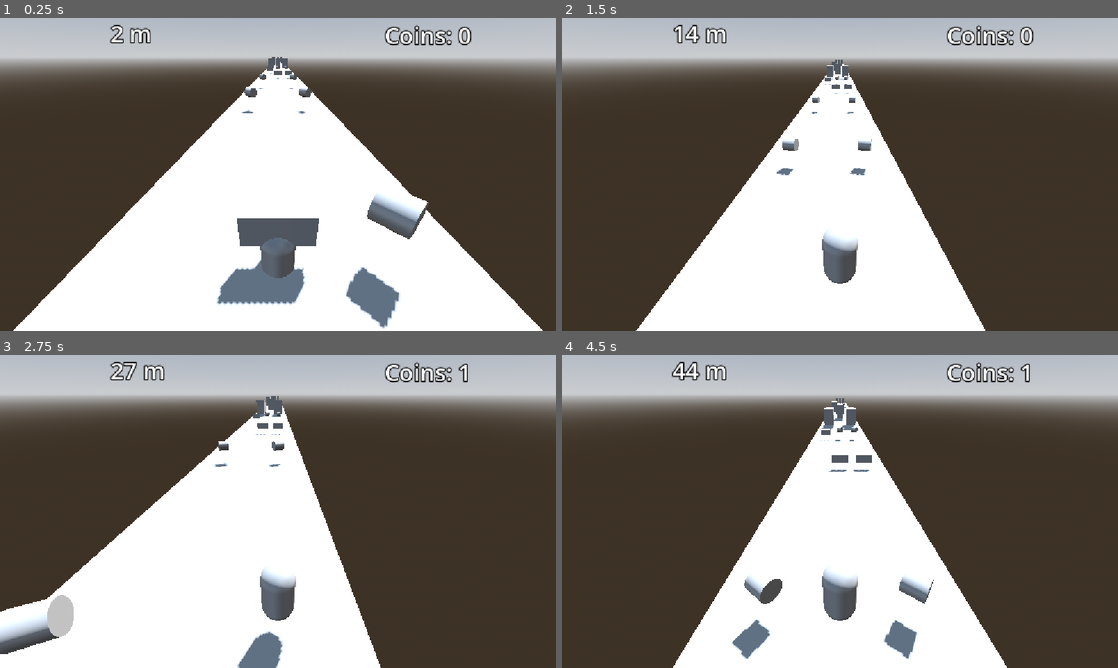
Above: before the commit, frames 1-4 (two rows, left to right).
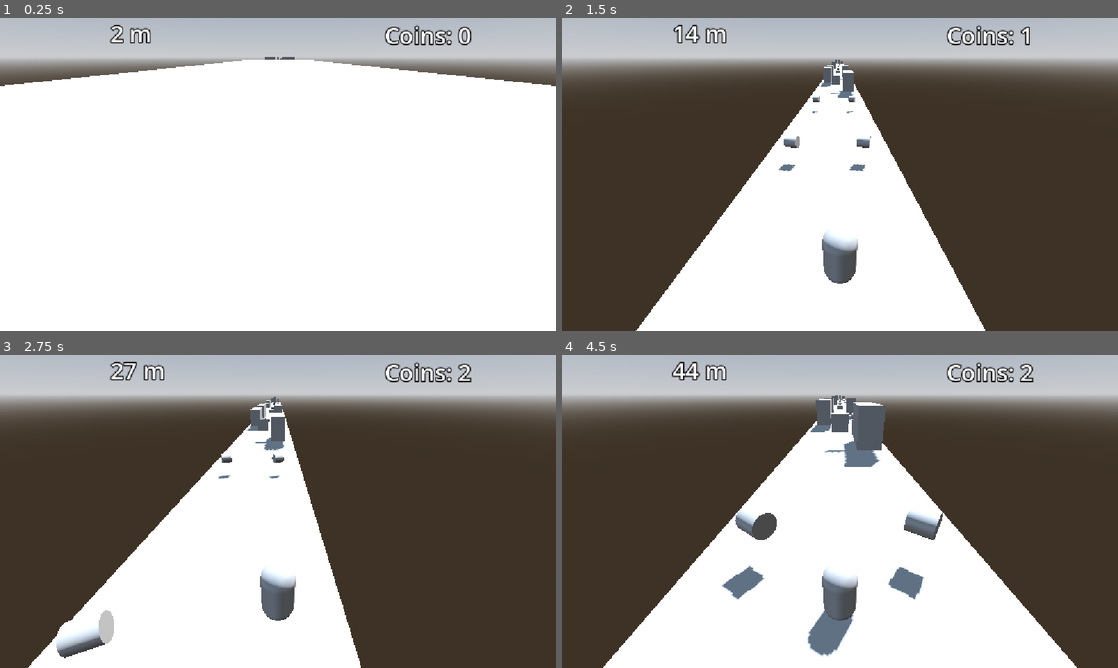
Above: after the commit, the same moments.

Repository: BorjaLia/Runner
Game: Godot game, scene res://scenes/main_game.tscn
Same seed, same stepped clock (60 frames per second), same inputs: the game is played once before the commit and once after it. This scene is started directly instead of the project's main scene.
Inputs:
- Up to frame 1 (0.25 s): no input
- Up to frame 2 (1.5 s): hold Right (move_right) 0.53-1.28 s; tap Down (roll) at 0.6 s; tap Up (jump) at 0.77, 0.8, 1.07, 1.35 s; hold Left (move_left) from 1.28 s (still down)
- Up to frame 3 (2.75 s): tap Up (jump) at 1.52, 1.82, 2.3 s; tap Down (roll) at 1.55, 2.1 s; release Left (move_left) at 2.03 s; hold Right (move_right) from 2.03 s (still down)
- Up to frame 4 (4.5 s): tap Down (roll) at 2.85, 4.35 s; tap Up (jump) at 3.02, 3.32, 3.6, 3.77, 4.07 s; release Right (move_right) at 3.53 s; hold Left (move_left) from 3.53 s (still down)

The runs differ from the first frame. In frame 1, 47% of the frame differs, in the area x 0-100%, y 12-100%; in frame 2, 0.8%; in frame 3, 8.4%; in frame 4, 16%.

Commit message:
add rolling

Diff:
--- a/TrackSegment.gd
+++ b/TrackSegment.gd
@@ -5,6 +5,7 @@
 @export var barrier_scene: PackedScene
 @export var train_scene: PackedScene
 @export var coin_scene: PackedScene
+@export var high_barrier_scene: PackedScene
 
 @export var obstacle_chance: float = 0.4
 @export var coin_chance: float = 0.5
@@ -31,10 +32,14 @@
 
 func spawn_obstacle(parent_point: Node3D) -> void:
 	var obstacle
-	if randf() > 0.5:
+	var roll = randf()
+
+	if roll < 0.33:
 		obstacle = barrier_scene.instantiate()
+	elif roll < 0.66:
+		obstacle = train_scene.instantiate()
 	else:
-		obstacle = train_scene.instantiate()
+		obstacle = high_barrier_scene.instantiate()
 
 	parent_point.add_child(obstacle)
 
--- a/scenes/obstacle_high.tscn
+++ b/scenes/obstacle_high.tscn
@@ -1,10 +1,10 @@
 [gd_scene load_steps=3 format=3 uid="uid://jrbkj2d0iaqt"]
 
 [sub_resource type="BoxMesh" id="BoxMesh_ajuda"]
-size = Vector3(2, 1, 0.5)
+size = Vector3(2, 2, 0.5)
 
 [sub_resource type="BoxShape3D" id="BoxShape3D_wm2wg"]
-size = Vector3(2, 1, 0.5)
+size = Vector3(2, 2, 0.5)
 
 [node name="ObstacleHigh" type="StaticBody3D" groups=["obstacle"]]
 
--- a/scenes/player.tscn
+++ b/scenes/player.tscn
@@ -2,10 +2,10 @@
 
 [ext_resource type="Script" uid="uid://2kpec8ykx11u" path="res://scripts/playerController.gd" id="1_3vyb7"]
 
-[sub_resource type="CapsuleShape3D" id="CapsuleShape3D_u8vuu"]
+[sub_resource type="BoxShape3D" id="BoxShape3D_3vyb7"]
+size = Vector3(1, 2, 1)
 
-[sub_resource type="CapsuleShape3D" id="CapsuleShape3D_3vyb7"]
-height = 1.0
+[sub_resource type="BoxShape3D" id="BoxShape3D_g2els"]
 
 [sub_resource type="CapsuleMesh" id="CapsuleMesh_3vyb7"]
 
@@ -13,11 +13,11 @@
 script = ExtResource("1_3vyb7")
 
 [node name="CollisionStand" type="CollisionShape3D" parent="."]
-shape = SubResource("CapsuleShape3D_u8vuu")
+shape = SubResource("BoxShape3D_3vyb7")
 
 [node name="CollisionRoll" type="CollisionShape3D" parent="."]
 transform = Transform3D(1, 0, 0, 0, 1, 0, 0, 0, 1, 0, -0.5, 0)
-shape = SubResource("CapsuleShape3D_3vyb7")
+shape = SubResource("BoxShape3D_g2els")
 disabled = true
 
 [node name="Visuals" type="Node3D" parent="."]
--- a/scenes/track_segment.tscn
+++ b/scenes/track_segment.tscn
@@ -1,9 +1,10 @@
-[gd_scene load_steps=7 format=3 uid="uid://dcf6qq4idqdvc"]
+[gd_scene load_steps=8 format=3 uid="uid://dcf6qq4idqdvc"]
 
 [ext_resource type="Script" uid="uid://bcremiwlj7skf" path="res://TrackSegment.gd" id="1_s0b40"]
 [ext_resource type="PackedScene" uid="uid://cw8du612igvjn" path="res://scenes/obstacle_barrier.tscn" id="2_51yx5"]
 [ext_resource type="PackedScene" uid="uid://bwomo3dd52acq" path="res://scenes/obstacle_train.tscn" id="3_l2rfu"]
 [ext_resource type="PackedScene" uid="uid://cr0oko0j4cbxu" path="res://scenes/coin.tscn" id="4_unroe"]
+[ext_resource type="PackedScene" uid="uid://jrbkj2d0iaqt" path="res://scenes/obstacle_high.tscn" id="5_l2rfu"]
 
 [sub_resource type="BoxMesh" id="BoxMesh_f2wuh"]
 size = Vector3(12, 1, 20)
@@ -16,6 +17,7 @@
 barrier_scene = ExtResource("2_51yx5")
 train_scene = ExtResource("3_l2rfu")
 coin_scene = ExtResource("4_unroe")
+high_barrier_scene = ExtResource("5_l2rfu")
 
 [node name="FloorMesh" type="MeshInstance3D" parent="."]
 transform = Transform3D(1, 0, 0, 0, 1, 0, 0, 0, 1, 0, -0.5, 0)
--- a/scripts/playerController.gd
+++ b/scripts/playerController.gd
@@ -7,8 +7,13 @@
 var current_lane: int = 0
 var target_x: float = 0.0
 var is_dead: bool = false
+var is_rolling: bool = false
 
 var score_accumulator: float = 0.0
+
+@onready var col_stand: CollisionShape3D = $CollisionStand
+@onready var col_roll: CollisionShape3D = $CollisionRoll
+@onready var visuals: Node3D = $Visuals
 
 func _physics_process(delta: float) -> void:
 	if not is_on_floor():
@@ -33,7 +38,6 @@
 
 		if collider.is_in_group("obstacle"):
 			var normal = collision.get_normal()
-
 			if normal.z > 0.5:
 				game_over()
 
@@ -44,16 +48,45 @@
 		change_lane(1)
 
 	if Input.is_action_just_pressed("jump") and is_on_floor():
+		if is_rolling:
+			stop_roll()
 		velocity.y = jump_force
+
+	if Input.is_action_just_pressed("roll"):
+		if is_on_floor():
+			start_roll()
+		else:
+			velocity.y = -jump_force * 1.5
 
 func change_lane(direction: int) -> void:
 	current_lane += direction
 	current_lane = clamp(current_lane, -1, 1)
 	target_x = current_lane * Global.LANE_WIDTH
 
+func start_roll() -> void:
+	if is_rolling: return
+
+	is_rolling = true
+
+	col_stand.disabled = true
+	col_roll.disabled = false
+
+	visuals.scale.y = 0.5
+
+	await get_tree().create_timer(1.0).timeout
+
+	if not is_dead:
+		stop_roll()
+
+func stop_roll() -> void:
+	is_rolling = false
+	col_stand.disabled = false
+	col_roll.disabled = true
+
+	visuals.scale.y = 1.0
+
 func game_over() -> void:
-	if is_dead:
-		return
+	if is_dead: return
 	is_dead = true
 	print("CRASH! Distance: ", Global.score, " Coins: ", Global.coins)
 	Global.reset_game()
